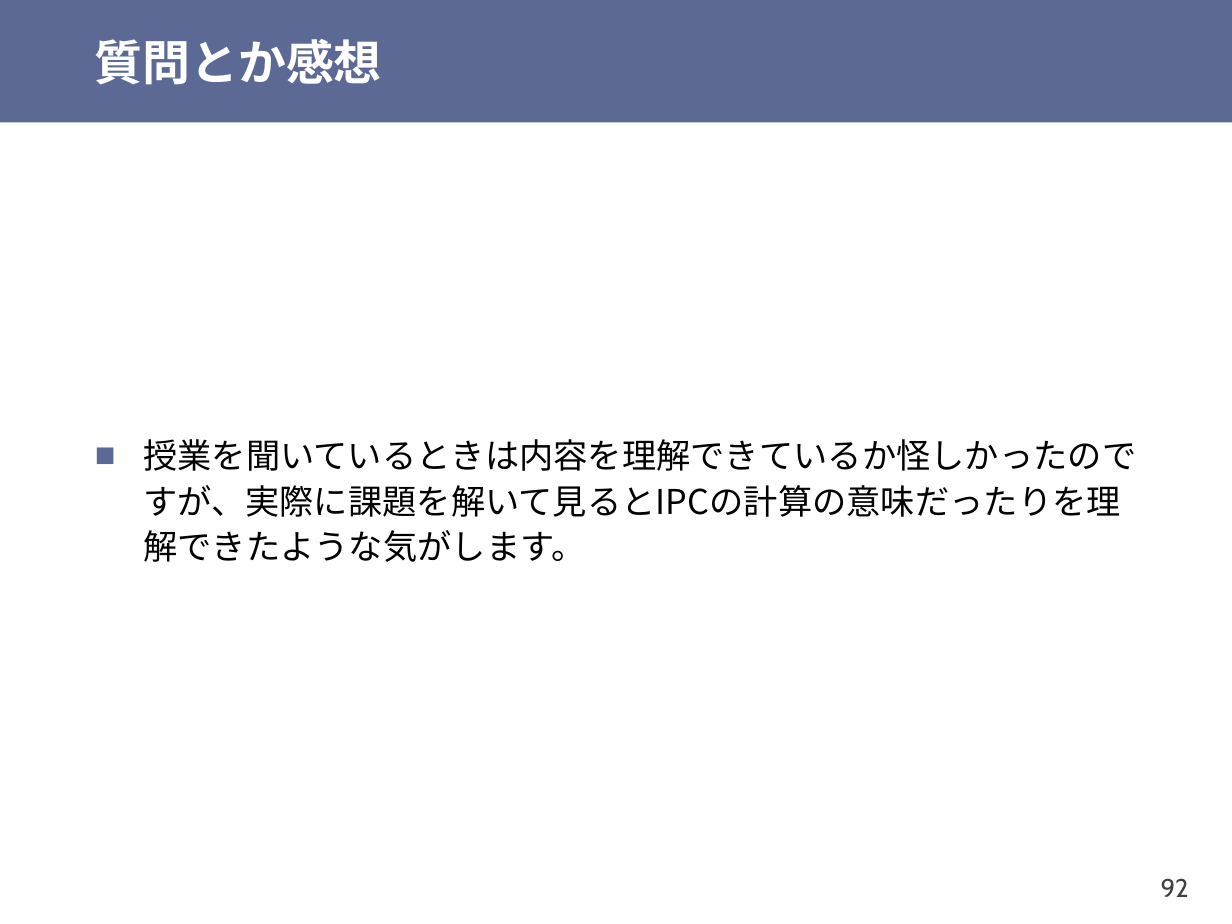
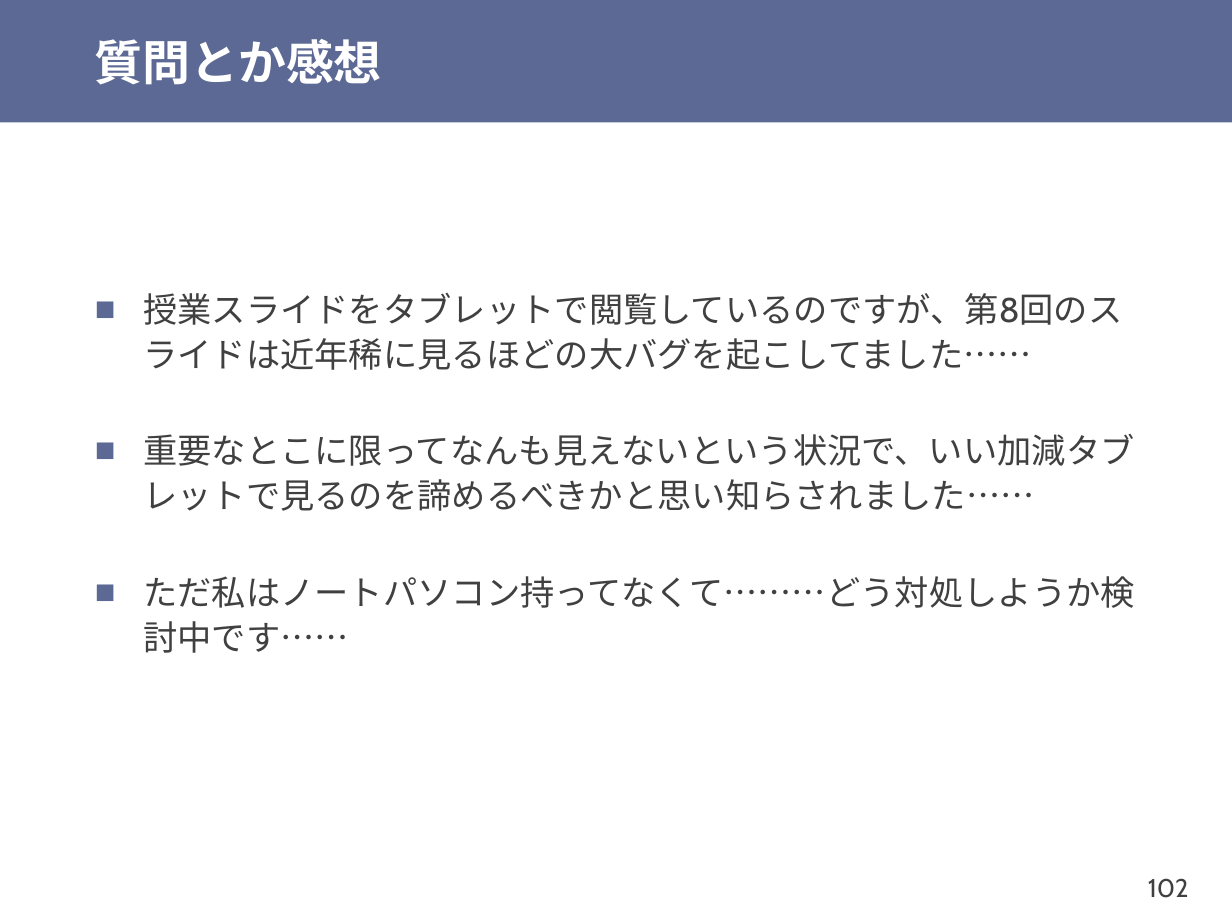
Before and after one commit to shioyadan/otya-computer-architecture-i, a slide deck: slide 102 of cai-shioya-09.pptx (slide 92 before the commit). Drawn at 1232x924 pixels with LibreOffice and Linux fonts; fonts in the diff are those of the drawing. Boxes give left, top, right and bottom in pixels: in the first picture for what was removed or moved away, otherwise in the second. Text is boxed around its words. In the diff, an @@ line names an element or a change of style, - is before the commit and + after.

```diff
--- a/cai-shioya-09.pptx
+++ b/cai-shioya-09.pptx
@@ text at bbox=[143, 293, 1135, 653]: text changed; font Noto Sans CJK JP to Cabin; text colour #000000 to #404040 @@
-■ 授業を聞いているときは内容を理解できているか怪しかったのですが、実際に課題を解いて見るとIPCの計算の意味だったりを理解できたような気がします。
+■ 授業スライドをタブレットで閲覧しているのですが、第8回のスライドは近年稀に見るほどの大バグを起こしてました……
+■ 重要なとこに限ってなんも見えないという状況で、いい加減タブレットで見るのを諦めるべきかと思い知らされました……
+■ ただ私はノートパソコン持ってなくて………どう対処しようか検討中です……
@@ page number at bbox=[1148, 878, 1189, 898]: text changed @@
-92
+102
```
Also in this commit, not shown: 14 other slides changed, 13 slides added, 4 slides removed, 1 other file.
